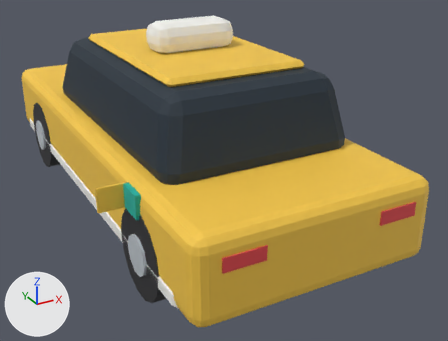
What one commit did to the Blender file assets-src/blender/taxi.blend.
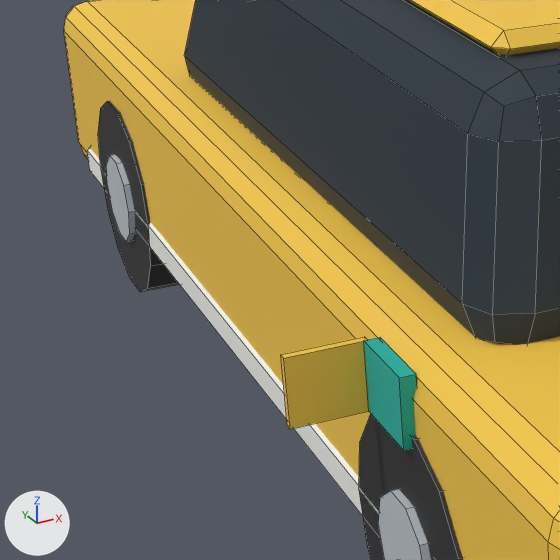
Each version is shown whole from a 50 mm camera at (-2.2, -4.87, 2.6) aimed at (0.25, -0.43, 0.37), then close up on the part from 0% to 42% of the width and 20% to 76% of the height. Every picture has the same lights, and +X, +Y and +Z are marked at lower left. The older version's two pictures come first. The close-ups show mesh edges as thin lines.

The older version as bpy lines, for what is in view:
```python
me_taxi = bpy.data.meshes.new('taxi')
me_taxi.from_pydata(...)  # 528 vertices, 422 faces; spans x -1.14..0.96, y -2.21..2.21, z -0.53..1.16
me_taxi.materials.append(mat_solaroasispalette)
ob_taxi = bpy.data.objects.new('taxi', me_taxi)
ob_taxi.location = (0.0, 0.0, 0.54)
```
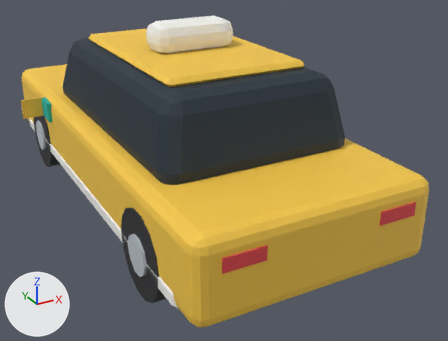
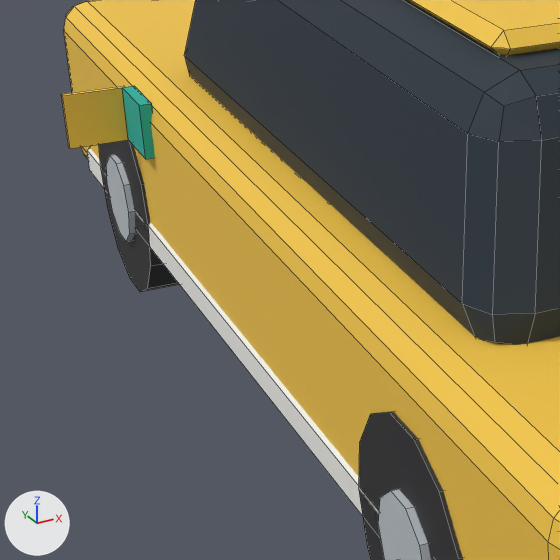
What differs and where, as boxes (x1, y1, x2, y2) in the close-ups (560 x 560 px; the box of a moved part takes in the faces that stretch with it):
```json
{"object": "taxi", "change": "reshaped", "before": [64, 0, 560, 560], "after": [62, 0, 560, 560]}
{"part": 1, "of": "me_taxi", "change": "moved or reshaped", "before": [364, 338, 417, 450], "after": [122, 86, 155, 159]}
{"part": 2, "of": "me_taxi", "change": "moved or reshaped", "before": [281, 337, 369, 429], "after": [62, 86, 128, 149]}
```

The change, as JSON lines over the scene's bpy script:
```json
{"block": "me_taxi", "where": "me_taxi.from_pydata(...)  # 528 vertices, 422 faces; spans x -1.14..0.96, y -2.21..2.21, z -0.53..1.16"}
{"block": "me_taxi", "where": "# used by ob_taxi; location = (0.0, 0.0, 0.54)"}
{"block": "me_taxi", "change": "me_taxi part 1: the loose piece of 8 vertices spanning x -0.95..-0.92, y -1.41..-1.19, z 0.1..0.28 is moved by (0.0, 2.25, 0.0)"}
{"block": "me_taxi", "change": "me_taxi part 2: the loose piece of 8 vertices spanning x -1.14..-0.94, y -1.19..-1.17, z 0.1..0.28 is moved by (0.0, 2.25, 0.0)"}
```
